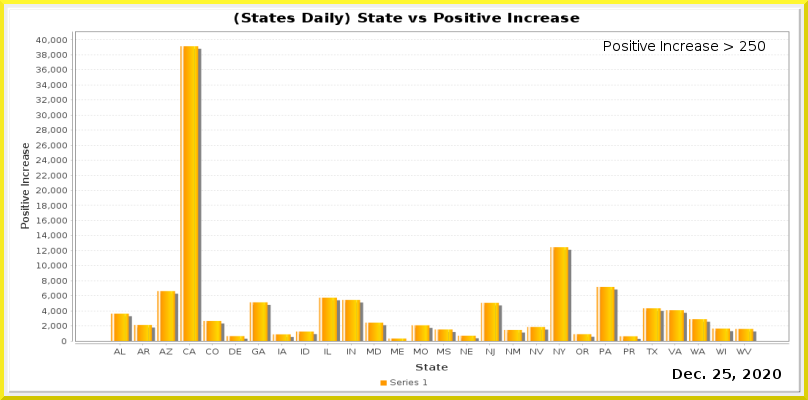
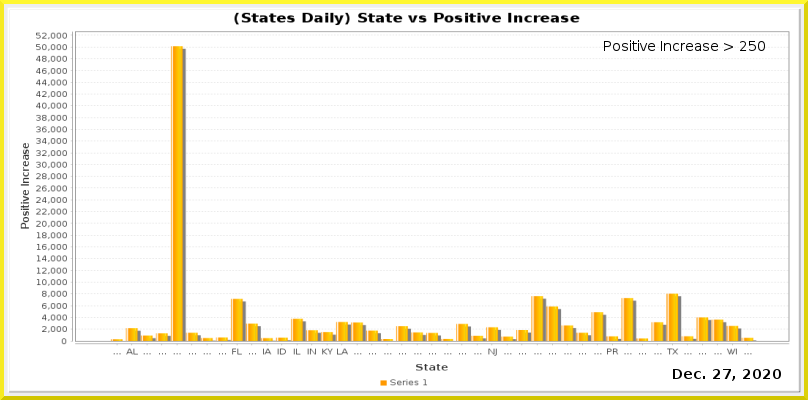
Before/after of a (808, 400) layered artwork. What changed in the layer stack:
painted on "Current Date" over 723, 369, 731, 379
painted on "Date_vs_TestIncrease.png" over 36, 32, 789, 356
